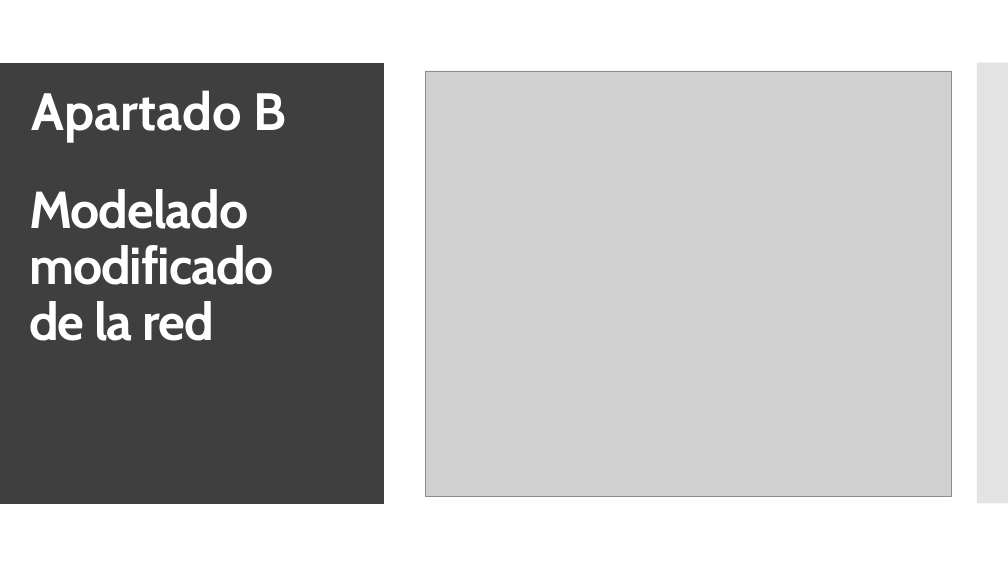
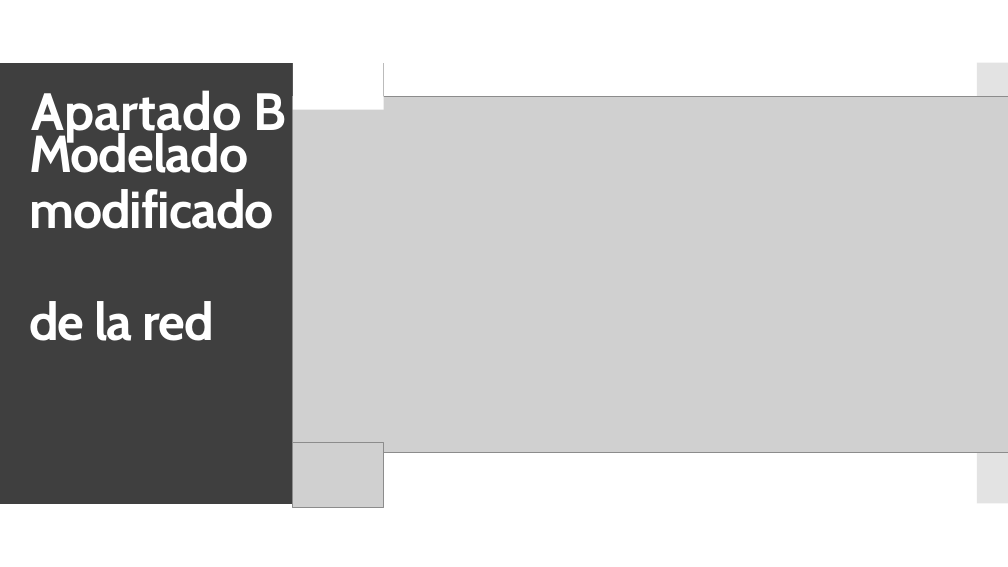
Before and after one commit to Juanfragar/Fiabilidad-y-gestion-de-riesgos, a slide deck: slide 10 of Practica 02/Modelado de riesgos con Hugin Expert.pptx. Drawn at 1008x567 pixels with LibreOffice and Linux fonts; fonts in the diff are those of the drawing; grey boxes stand for pictures. Boxes give left, top, right and bottom in pixels: in the first picture for what was removed or moved away, otherwise in the second. Text is boxed around its words. In the diff, an @@ line names an element or a change of style, - is before the commit and + after.

```diff
--- a/Practica 02/Modelado de riesgos con Hugin Expert.pptx
+++ b/Practica 02/Modelado de riesgos con Hugin Expert.pptx
@@ rectangle added at (293,44,383,110), fill #FFFFFF @@
@@ picture: place and size @@
-picture at (426,71,952,496)
+picture at (293,97,1008,452)
@@ title "Modelado modificado de la red" rewrapped from (29,189,274,341) to (29,128,274,341) @@
@@ picture added at (293,442,384,508) @@
```
Also in this commit, not shown: 1 other slide changed.
